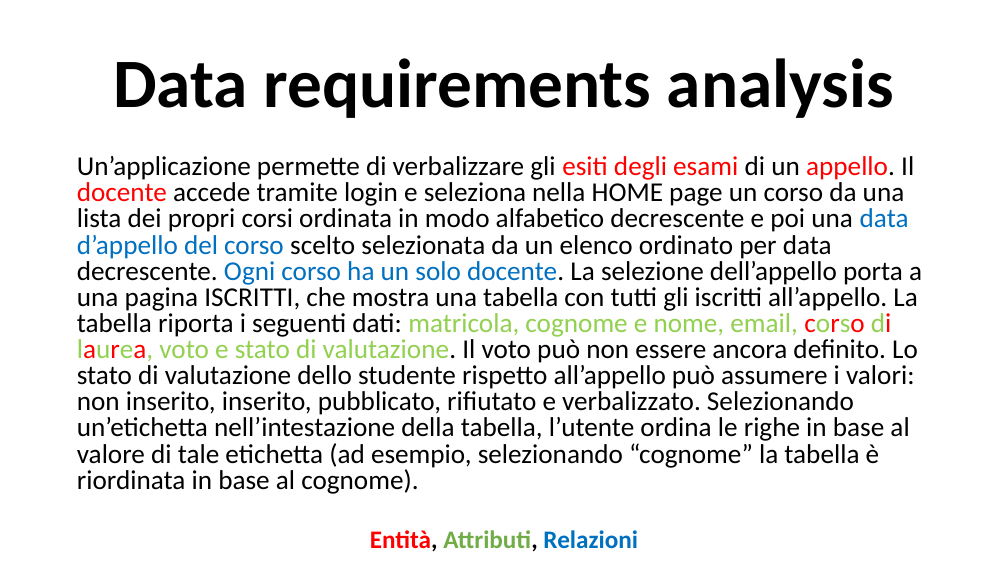
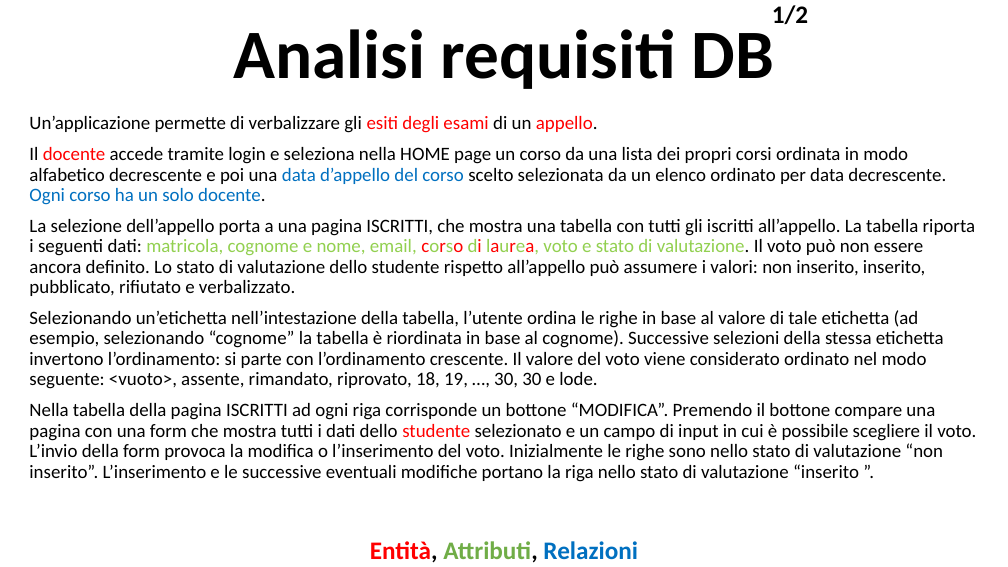
Before and after one commit to LucaTosetti01/ProgettoTIW, a slide deck: slide 5 of PresentazioneProgetto.pptx (slide 6 before the commit). Drawn at 1008x567 pixels with LibreOffice and Linux fonts; fonts in the diff are those of the drawing. Boxes give left, top, right and bottom in pixels: in the first picture for what was removed or moved away, otherwise in the second. Text is boxed around its words. In the diff, an @@ line names an element or a change of style, - is before the commit and + after.

Commit message:
Inizio documentazione
Scritta la documentazione della traccia, completamento specifiche, analisi requisiti DB, schema ER (da modificare), schema DB

```diff
--- a/PresentazioneProgetto.pptx
+++ b/PresentazioneProgetto.pptx
@@ title at (x1=233, y1=29, x2=773, y2=89): text changed @@
-Data requirements analysis
+Analisi requisiti DB
@@ text added at (x1=772, y1=5, x2=808, y2=24), 24 pt, text #000000, bold @@
+1/2
@@ text at (x1=29, y1=116, x2=976, y2=482): text changed; size 25.9 to 18 pt @@
-Un’applicazione permette di verbalizzare gli esiti degli esami di un appello. Il docente accede tramite login e seleziona nella HOME page un corso da una lista dei propri corsi ordinata in modo alfabetico decrescente e poi una data d’appello del corso scelto selezionata da un elenco ordinato per data decrescente. Ogni corso ha un solo docente. La selezione dell’appello porta a una pagina ISCRITTI, che mostra una tabella con tutti gli iscritti all’appello. La tabella riporta i seguenti dati: matricola, cognome e nome, email, corso di laurea, voto e stato di valutazione. Il voto può non essere ancora definito. Lo stato di valutazione dello studente rispetto all’appello può assumere i valori: non inserito, inserito, pubblicato, rifiutato e verbalizzato. Selezionando un’etichetta nell’intestazione della tabella, l’utente ordina le righe in base al valore di tale etichetta (ad esempio, selezionando “cognome” la tabella è riordinata in base al cognome).
+Un’applicazione permette di verbalizzare gli esiti degli esami di un appello.
+Il docente accede tramite login e seleziona nella HOME page un corso da una lista dei propri corsi ordinata in modo alfabetico decrescente e poi una data d’appello del corso scelto selezionata da un elenco ordinato per data decrescente. Ogni corso ha un solo docente.
+La selezione dell’appello porta a una pagina ISCRITTI, che mostra una tabella con tutti gli iscritti all’appello. La tabella riporta i seguenti dati: matricola, cognome e nome, email, corso di laurea, voto e stato di valutazione. Il voto può non essere ancora definito. Lo stato di valutazione dello studente rispetto all’appello può assumere i valori: non inserito, inserito, pubblicato, rifiutato e verbalizzato.
+Selezionando un’etichetta nell’intestazione della tabella, l’utente ordina le righe in base al valore di tale etichetta (ad esempio, selezionando “cognome” la tabella è riordinata in base al cognome). Successive selezioni della stessa etichetta invertono l’ordinamento: si parte con l’ordinamento crescente. Il valore del voto viene considerato ordinato nel modo seguente: <vuoto>, assente, rimandato, riprovato, 18, 19, …, 30, 30 e lode.
+Nella tabella della pagina ISCRITTI ad ogni riga corrisponde un bottone “MODIFICA”. Premendo il bottone compare una pagina con una form che mostra tutti i dati dello studente selezionato e un campo di input in cui è possibile scegliere il voto. L’invio della form provoca la modifica o l’inserimento del voto. Inizialmente le righe sono nello stato di valutazione “non inserito”. L’inserimento e le successive eventuali modifiche portano la riga nello stato di valutazione “inserito ”.
@@ text "Entità, Attributi, Relazioni" moved from (x1=370, y1=530, x2=638, y2=552) to (x1=370, y1=541, x2=638, y2=563) @@
```
Also in this commit, not shown: 9 other slides changed, 2 slides added, 6 slides removed, 2 other files.
